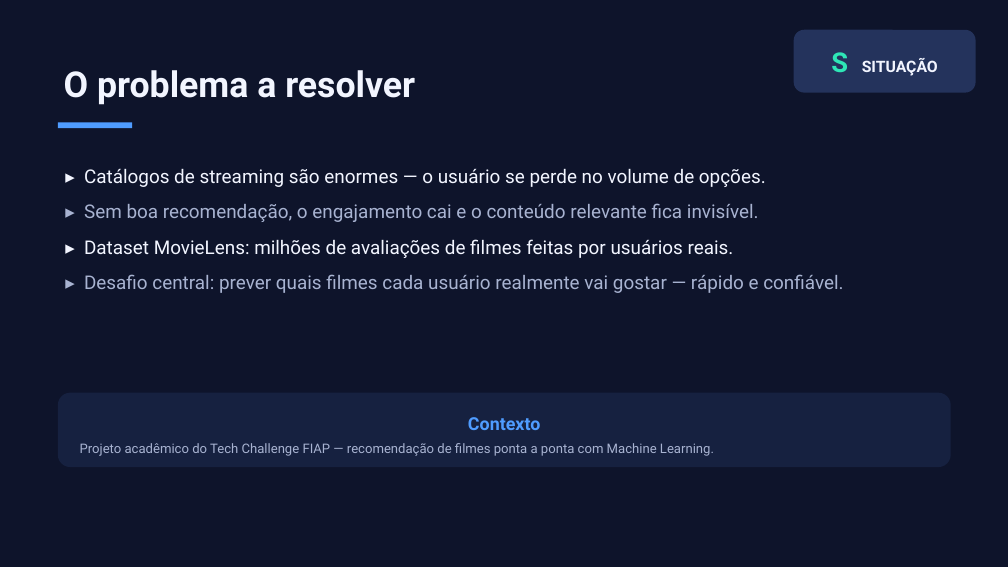
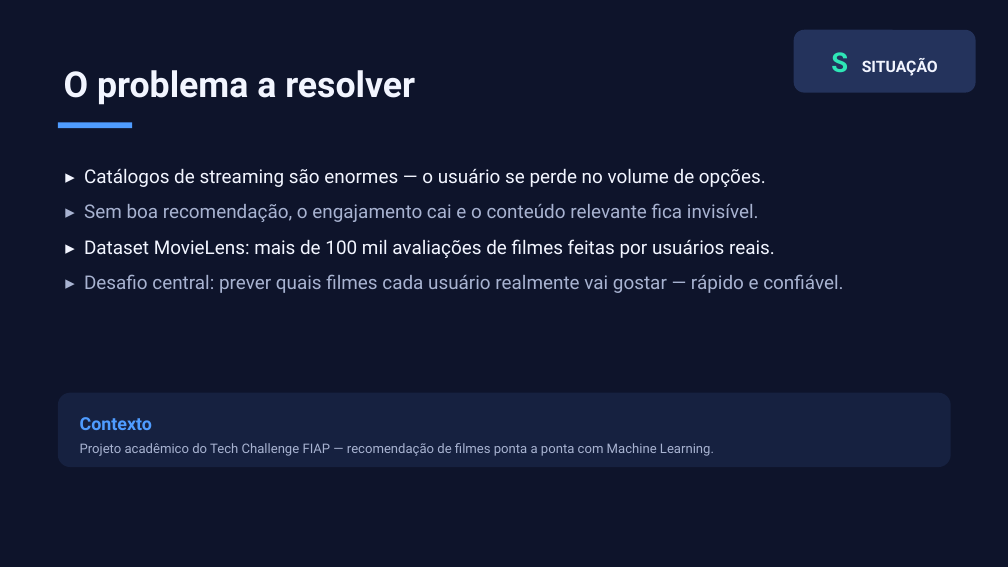
Before and after one commit to RM371356/recommendation-system, a slide deck: slide 2 of apresentacao/apresentacao_STAR.pptx. Drawn at 1008x567 pixels with LibreOffice and Linux fonts; fonts in the diff are those of the drawing. Boxes give left, top, right and bottom in pixels: in the first picture for what was removed or moved away, otherwise in the second. Text is boxed around its words. In the diff, an @@ line names an element or a change of style, - is before the commit and + after.

```diff
--- a/apresentacao/apresentacao_STAR.pptx
+++ b/apresentacao/apresentacao_STAR.pptx
@@ text at bbox=[84, 239, 775, 258]: text changed @@
-▸ Dataset MovieLens: milhões de avaliações de filmes feitas por usuários reais.
+▸ Dataset MovieLens: mais de 100 mil avaliações de filmes feitas por usuários reais.
@@ text in rounded rectangle at bbox=[80, 417, 152, 430]: alignment centre to left @@
```
Also in this commit, not shown: 8 other slides changed, 2 other files.
